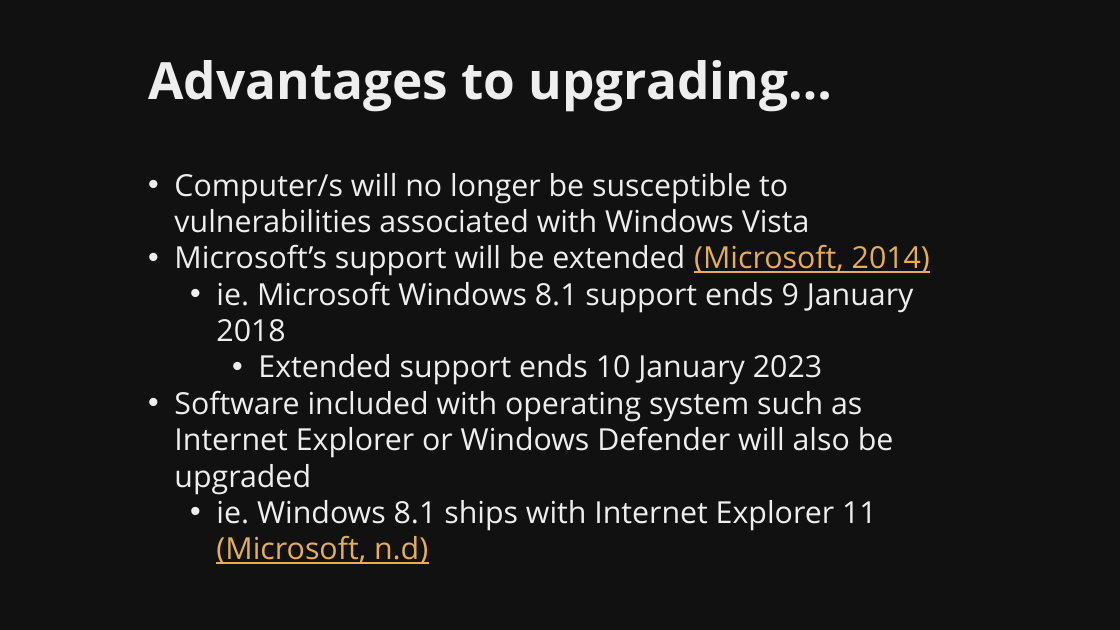
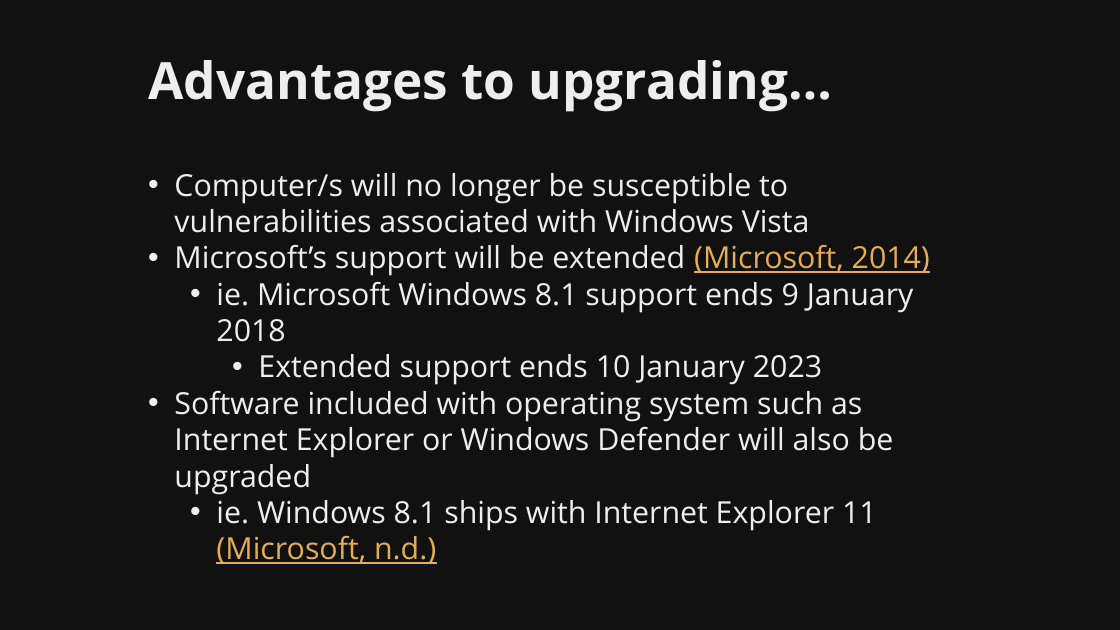
Before and after one commit to martymcflywa/ecu, a slide deck: slide 11 of year_1/sem_2/CSI1101_computer_security/0b_assignment_2_[22MAY15_0900]/dev/CSI1101_PONCE_A2_v01.pptx (slide 12 before the commit). Drawn at 1120x630 pixels with LibreOffice and Linux fonts; fonts in the diff are those of the drawing. Boxes give left, top, right and bottom in pixels: in the first picture for what was removed or moved away, otherwise in the second. Text is boxed around its words. In the diff, an @@ line names an element or a change of style, - is before the commit and + after.

```diff
--- a/year_1/sem_2/CSI1101_computer_security/0b_assignment_2_[22MAY15_0900]/dev/CSI1101_PONCE_A2_v01.pptx
+++ b/year_1/sem_2/CSI1101_computer_security/0b_assignment_2_[22MAY15_0900]/dev/CSI1101_PONCE_A2_v01.pptx
@@ text at (216,500,877,564): text changed @@
-  • ie. Windows 8.1 ships with Internet Explorer 11 (Microsoft, n.d)
+  • ie. Windows 8.1 ships with Internet Explorer 11 (Microsoft, n.d.)
```
Also in this commit, not shown: 3 other slides changed, 8 slides added, 1 slide removed, 3 other files.
